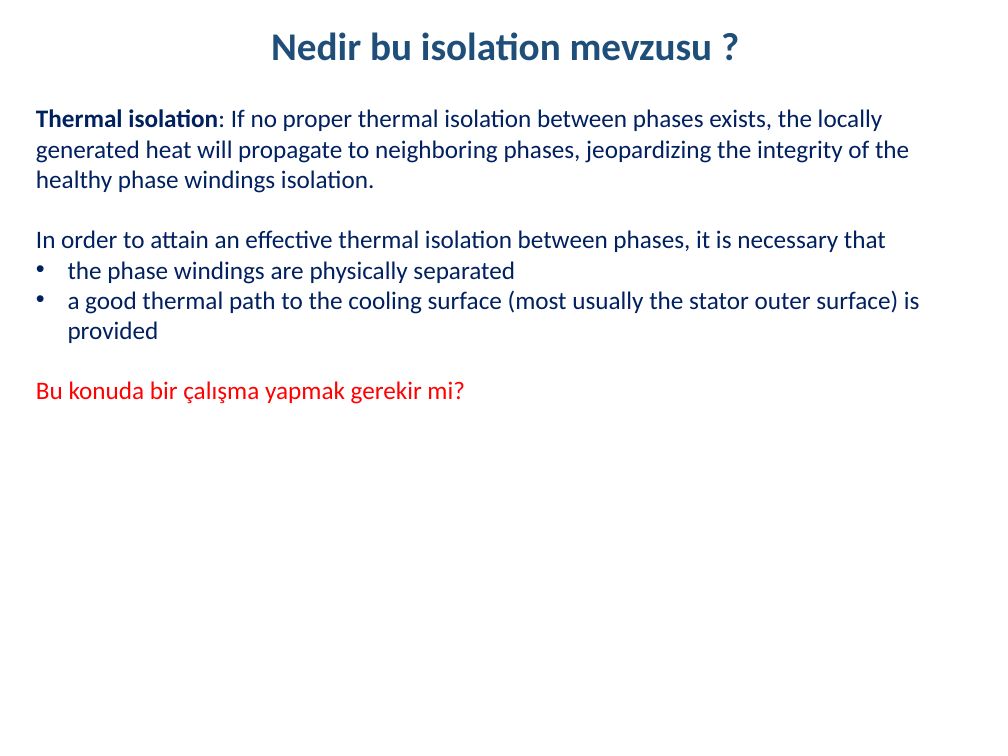
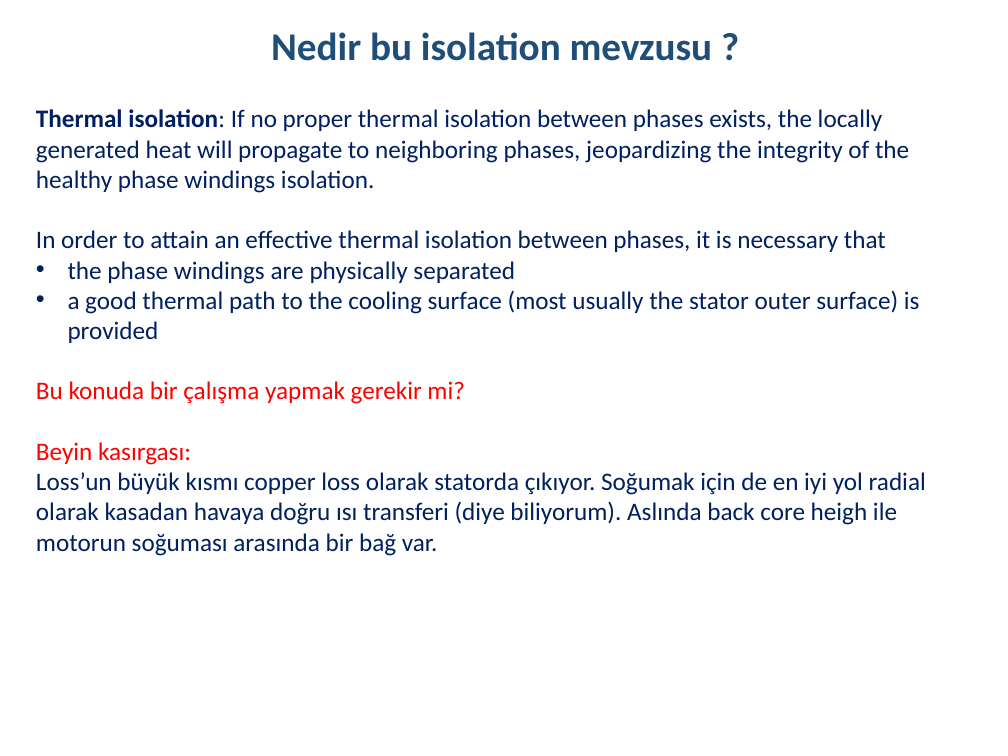
Before and after one commit to hakanpolat/IMMD, a slide deck: slide 24 of Literature/immd_ver2_research.pptx. Drawn at 1008x756 pixels with LibreOffice and Linux fonts; fonts in the diff are those of the drawing. Boxes give left, top, right and bottom in pixels: in the first picture for what was removed or moved away, otherwise in the second. Text is boxed around its words. In the diff, an @@ line names an element or a change of style, - is before the commit and + after.

Commit message:
Fault tolerance, inductance, stator configurations, drive topologies üzerine çalışmalar. Bkz: immd_ver2_research.pptx.

```diff
--- a/Literature/immd_ver2_research.pptx
+++ b/Literature/immd_ver2_research.pptx
@@ text at (36, 442, 926, 556): paragraphs added @@
+Beyin kasırgası:
+Loss’un büyük kısmı copper loss olarak statorda çıkıyor. Soğumak için de en iyi yol radial olarak kasadan havaya doğru ısı transferi (diye biliyorum). Aslında back core heigh ile motorun soğuması arasında bir bağ var.
```
Also in this commit, not shown: 7 other slides changed, 12 slides added, 4 other files.
